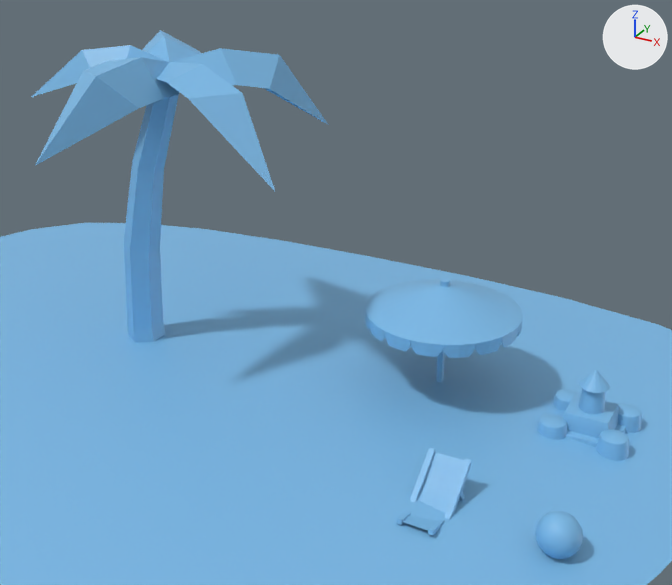
An edit to the FBX model Assets/Art/Environment/Props.fbx, drawn before and after from the same camera.
Camera for both pictures: a camera (50 mm lens) standing at (17.43, -19.76, 13.7) and looking at (6.17, 0.7, 3.47). The lights are fixed; the arrows at upper right show +X, +Y and +Z. Where no turn or scale is listed for an object, it has been applied to the vertices. Vertices at the same position are counted once.

Names of what the first picture shows: 'Ball', 'Chair', 'Sand', 'Sandcastle', 'Tree', 'Umbrella'.
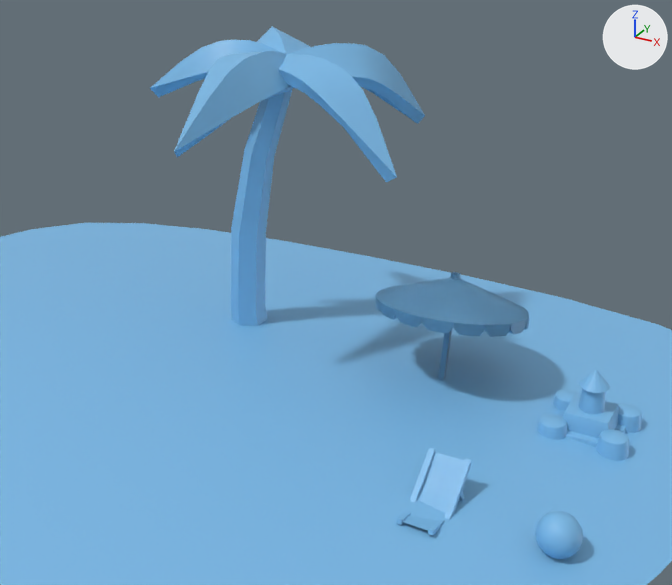
Pixel boxes (x1, y1, x2, y2) of what changed, in the pictures (672 x 585 px; the box of a moved part takes in the faces that stretch with it):
'Tree', reshaped, moved (8% narrower): before (31, 30, 329, 343); after (150, 27, 425, 326)
'Umbrella', reshaped: before (365, 278, 523, 383); after (376, 272, 529, 380)
part 1 of me_cylinder, built on: before (31, 30, 329, 191); after (150, 27, 425, 182)
part 2 of me_cube_009, moved or reshaped: before (436, 349, 445, 383); after (438, 330, 452, 380)
part 3 of me_cube_009, moved or reshaped: before (365, 278, 523, 358); after (376, 272, 529, 337)

What the commit changed:
me_cylinder is used by ob_tree; location (0.0, 0.0, 0.0).
me_cylinder had 80 vertices, 56 faces and spanned x -2.21..5.64, y -4.71..4.66, z -0.11..9.87.
me_cylinder now has 250 vertices, 246 faces and spans x -2.21..5.64, y -4.71..4.66, z -0.11..9.85.
Part 1, on me_cylinder:
15 vertices are removed from x -0.59..4.33, y -2.89..2.95, z 8.36..9.82.
30 faces are deleted.
15 vertices move from x -0.01..3.17, y -1.31..1.79, z 8.62..9.87 to x 0.65..2.47, y -0.94..0.94, z 8.45..9.08.
185 vertices are added at x -2.04..5.34, y -4.46..4.41, z 6.63..9.85.
220 new faces join them.
me_cube_009 is used by ob_umbrella; location (8.74, 2.2, 0.0).
me_cube_009 had 392 vertices, 360 faces and spanned x -2.16..2.16, y -2.16..2.16, z 0.02..3.81.
me_cube_009 now has 392 vertices, 360 faces and spans x -2.16..2.16, y -1.5..2.75, z 0.0..3.75.
me_cube_009 part 2: the loose piece of 8 vertices spanning x -0.08..0.08, y -0.08..0.08, z 0.02..3.66 is turned -12 degrees about the x axis through the mesh origin.
me_cube_009 part 3: 384 of 392 vertices moved; they spanned x -2.16..2.16, y -2.16..2.16, z 2.55..3.81 and now span x -2.16..2.16, y -1.5..2.75, z 2.04..3.75; mean shift (0.0, 0.68, -0.07); largest move (0.14, -2.1, 2.55) -> (0.14, -1.35, 2.96).
Object 'Tree' (ob_tree) moves from (0.0, 0.0, 0.0) to (2.05, 2.57, 0.0).
